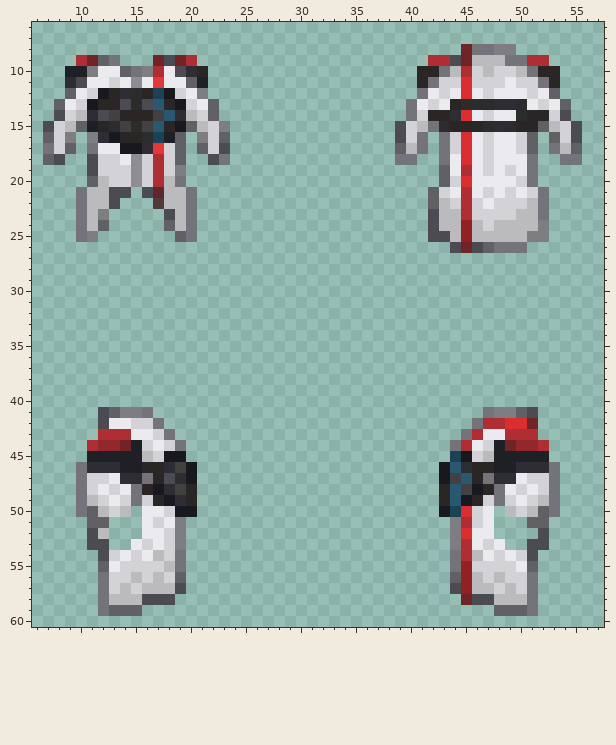
File history of a pixel-art sprite, Resources/Textures/Clothing/OuterClothing/Coats/brigmedic.rsi/equipped-OUTERCLOTHING.png. The picture above was drawn from the file before the commit.
The file is 64x64 pixels. Colours within 5 levels of each other are drawn and written as one. Shown: x 6..57, y 6..60.
After:
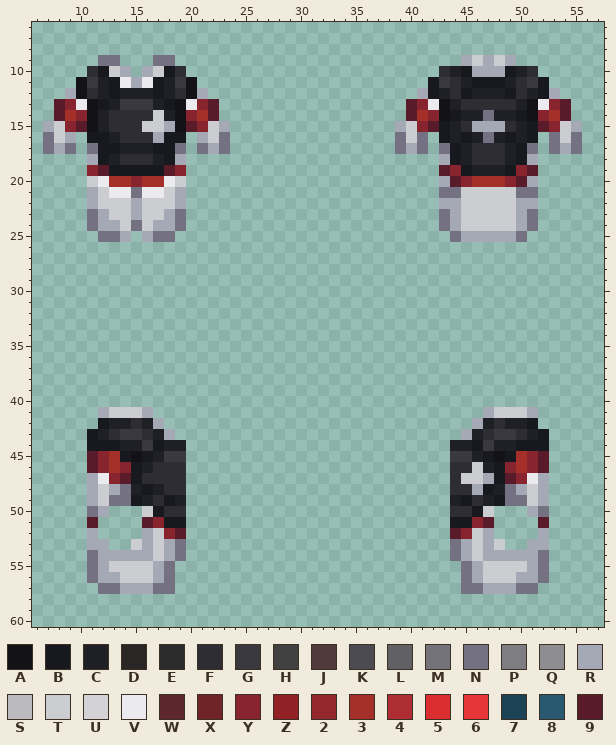
Palette (. is transparent): A #121217  B #18191e  C #1f2026  D #2a2626  E #2d2c2c  F #2d2d33  G #39393f  H #414141  J #513a3a  K #4b4b51  L #606065  M #737379  N #747182  P #7d7d82  Q #8d8d92  R #a5a9b6  S #bbbbbe  T #cbcdd1  U #d3d3d7  V #ebebef  W #5d282b  X #712428  Y #88242d  Z #922125  2 #92282c  3 #a52f29  4 #ae2e33  5 #db2e31  6 #e73639  7 #1b4255  8 #285971  9 #591a2a
Diff:
Changed rows in their new state; - is an unchanged pixel.
first column x 7:
 8 --------------------------------------.....------
 9 ---..NN---NN..---------------------...RTRTR...---
10 --..FBTR.RTBF..-------------------..FCBRRRBCF..--
11 --.AGCB-R-BCGA.-------------------.BGFCBBBCFGB.--
12 --RAFCBCCCBCFAR-------------------RBCFBCCCBFCBR--
13 -9YVABCGGGCBAVY9-----------------9YVACFFF--CAVY9-
14 -93YACFFFFTCAY39-----------------93YABCCNCCBAY39-
15 RTY9ACFFFTTRA9YTR---------------RTY9BCFRRRFCB9YTR
16 NTR-BBCFFFRBB-RTN---------------NTN-BCBCNCBCB-NTN
17 NRN-NBBCCCBBN-NRN---------------NRN-NBCFFFCBN-NRN
18 ..--RBCFFFCBR--..---------------..--RBCFFFCBR--..
19 ----Y9BBBBB9Y-----------------------9YBCCCBY9----
20 ----TV33Y33VT-----------------------R9Y333Y9R----
21 ---.RTVVNVVTR.---------------------.NNTTTTTNN.---
22 ---.RTTTRTTTR.---------------------.RRTTTTTRR.---
23 ---.NRTTRTTRN.---------------------.NRTTTTTRN.---
24 ---.NRRTNTRRN.---------------------.NRTTTTTRN.---
25 ---..NNR-RNN..---------------------..NRRRRRN..---
26 -------------------------------------.......-----
first column x 10:
41 --RTTTR------------------------------RTTTR--
42 --BCCFCR----------------------------RCFCCB--
43 -BCFGGFCR--------------------------RCFGGFCB-
44 -BBBC-GBCC------------------------CCBG-CBBB-
45 -9Y3BABCGG------------------------GGCBAB3Y9-
46 .9Y3YBCF-F.----------------------.F-TCBY3Y9.
47 .RVY9BFFF-.----------------------.FTTRB9YVR.
48 .RTRNCBC-F.----------------------.FFRBCNRTR.
49 .RTNNBCF-C.----------------------.C-FCBNNTR.
50 .NR..-TBFF.----------------------.FFBT-..RN.
51 -9.---9YBB------------------------BBY9---.9-
52 -R.---RTY9------------------------9YTR----R-
53 -RR--TRTRN------------------------NRTRT--RR-
54 -NRRRRRTRN------------------------NRTRRRRRN-
55 -NRTTTTRN.------------------------.NRTTTTRN-
56 -NRRTTTRN.------------------------.NRTTTRRN-
57 --NNRRRNN.------------------------.NNRRRNN--
58 --.......--------------------------.......--
59 --....--------------------------------....--
Pixel boxes of the changes (left, top, right, bottom) in both pictures:
changed: (395, 44, 582, 253)
changed: (43, 55, 230, 242)
changed: (76, 407, 197, 616)
changed: (439, 407, 560, 616)
